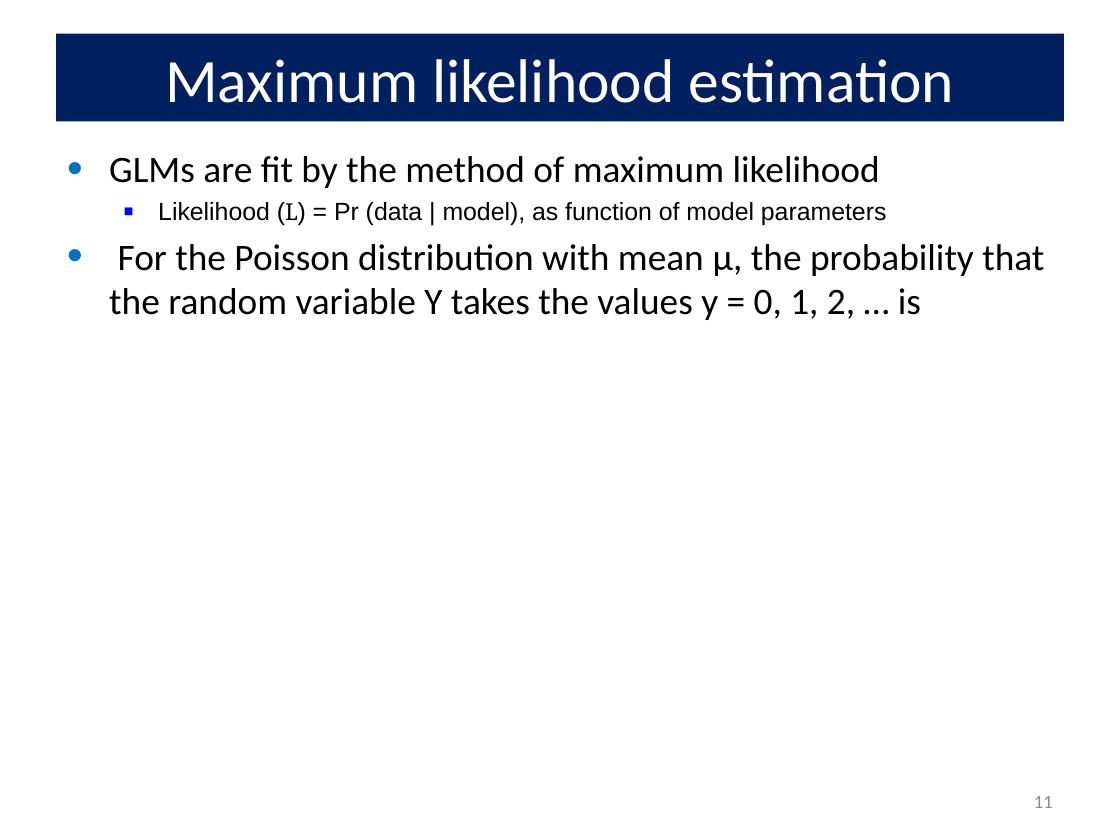
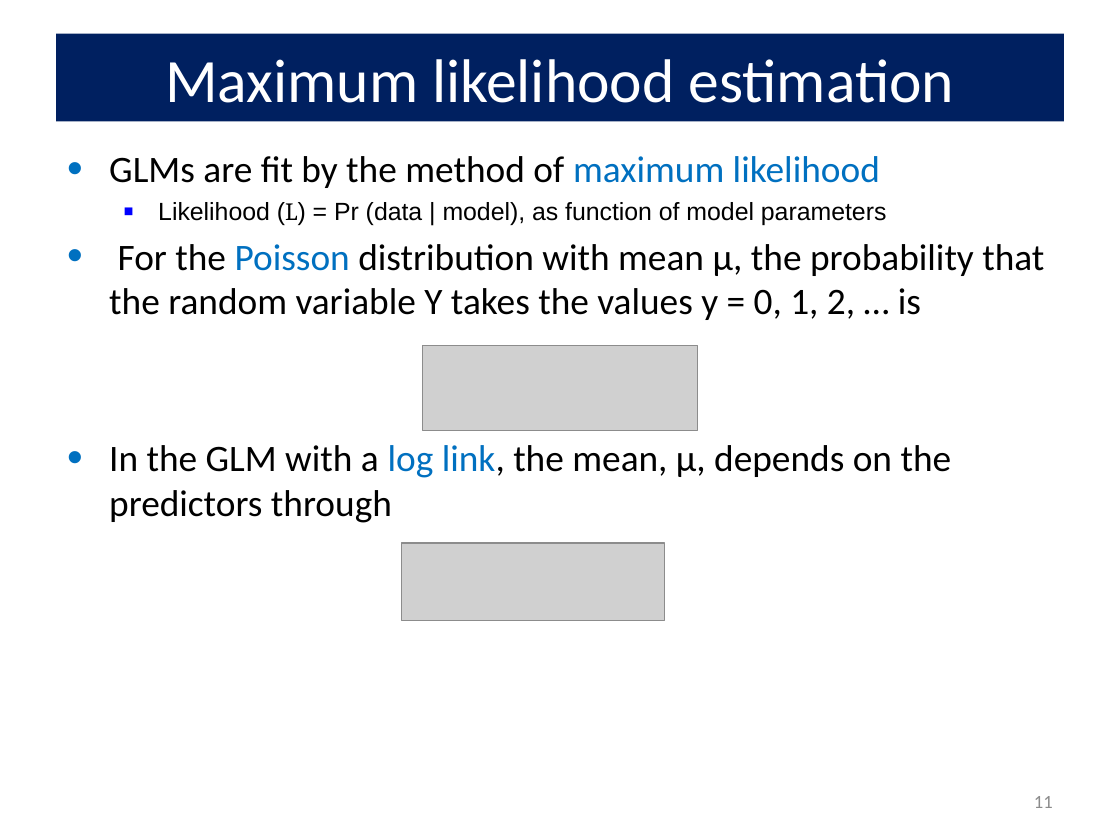
Before and after one commit to friendly/psy6136, a slide deck: slide 11 of lectures/09-CountData.pptx. Drawn at 1120x840 pixels with LibreOffice and Linux fonts; fonts in the diff are those of the drawing; grey boxes stand for pictures. Boxes give left, top, right and bottom in pixels: in the first picture for what was removed or moved away, otherwise in the second. Text is boxed around its words. In the diff, an @@ line names an element or a change of style, - is before the commit and + after.

```diff
--- a/lectures/09-CountData.pptx
+++ b/lectures/09-CountData.pptx
@@ text at (x1=109, y1=156, x2=1044, y2=320): text colour #000000 to #0070C0 in "maximum likelihood", "Poisson" @@
@@ picture added at (x1=422, y1=345, x2=698, y2=430) @@
@@ text at (x1=109, y1=445, x2=952, y2=523): paragraph added @@
+• In the GLM with a log link, the mean, μ, depends on the predictors through
@@ picture added at (x1=401, y1=543, x2=664, y2=620) @@
```
Also in this commit, not shown: 11 other slides changed, 5 slides added, 3 other files.
